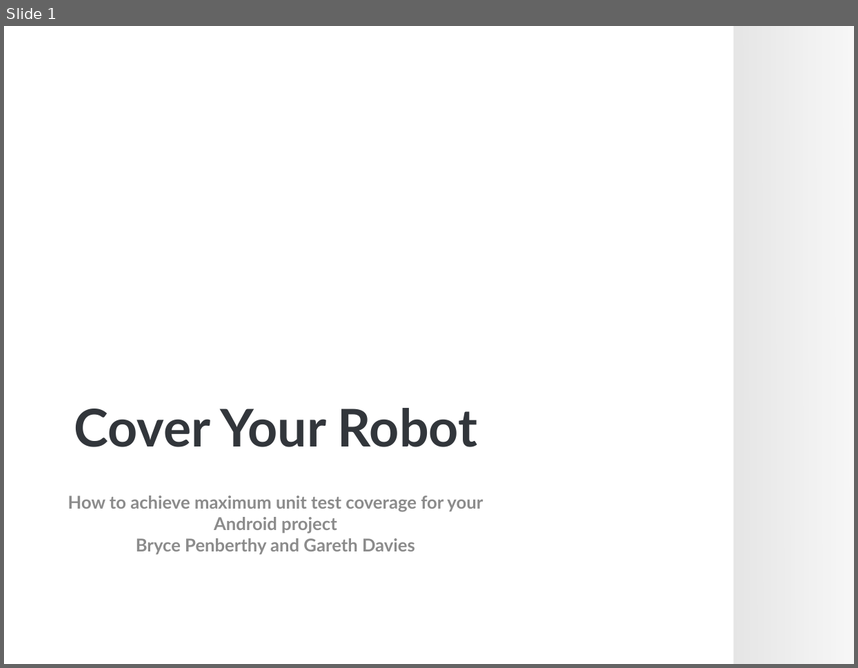
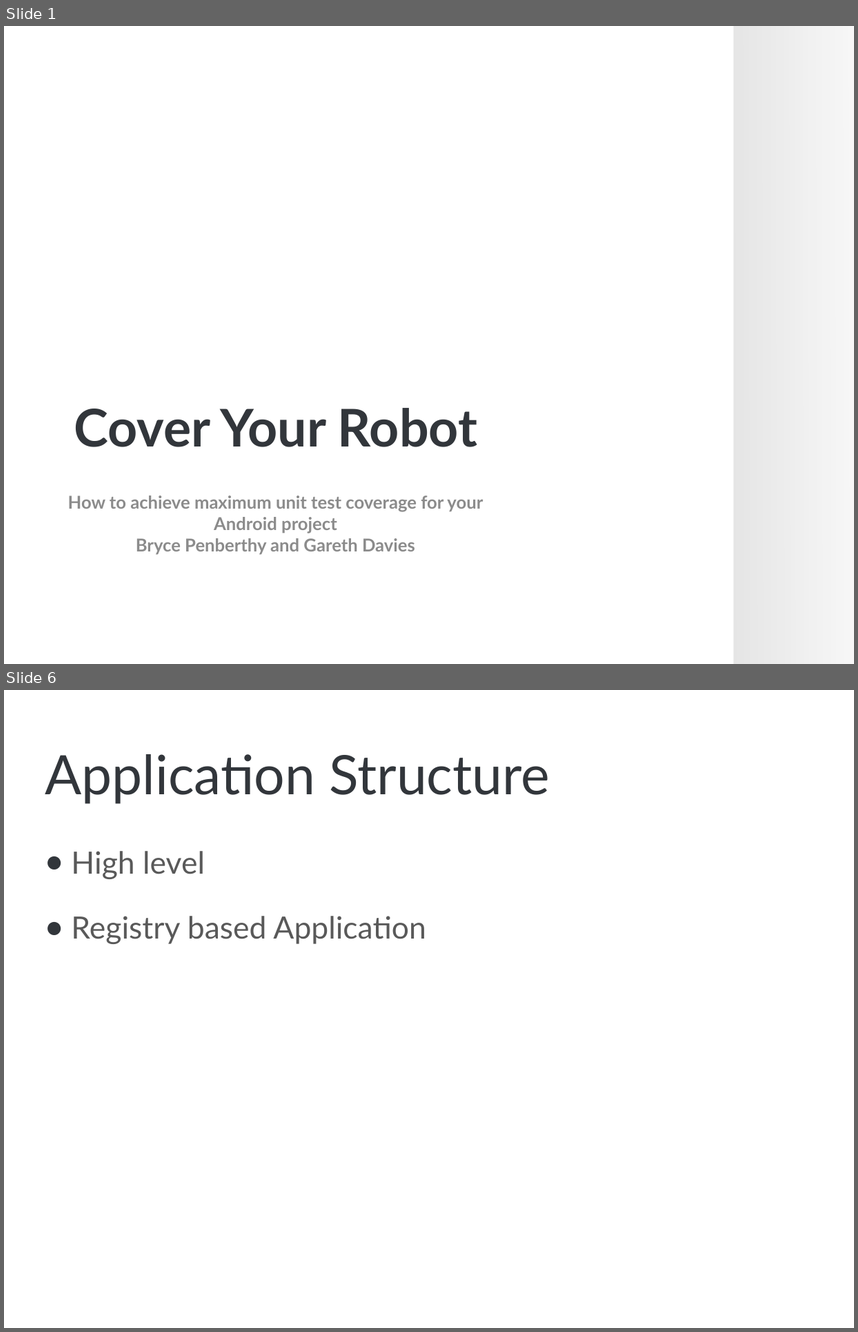
Before and after one commit to brycep/thomas, a slide deck: thomas-android/src/main/presentations/Unit Testing.pptx. Shown one above the other, each under a label of ours: slide 1 before the commit, slides 1 and 6 after it; the slides between them are not shown. The pictures are 858x668 and 858x1332 pixels, drawn with LibreOffice and Linux fonts; fonts in the diff are those of the drawing; background and template pictures are left out. Boxes give left, top, right and bottom in pixels: in the first picture for what was removed or moved away, otherwise in the second. Text is boxed around its words. In the diff, an @@ line names an element or a change of style, - is before the commit and + after.

```diff
--- a/thomas-android/src/main/presentations/Unit Testing.pptx
+++ b/thomas-android/src/main/presentations/Unit Testing.pptx
@@ slide 6 added at (4, 690, 854, 1328), background picture (left out) @@
@@ title added at (45, 754, 550, 804), 46 pt, text #32363B @@
+Application Structure
@@ text added at (71, 851, 426, 944), 26 pt, text #595959 @@
+● High level
+● Registry based Application
```
Also in this commit, not shown: 9 other slides added.
